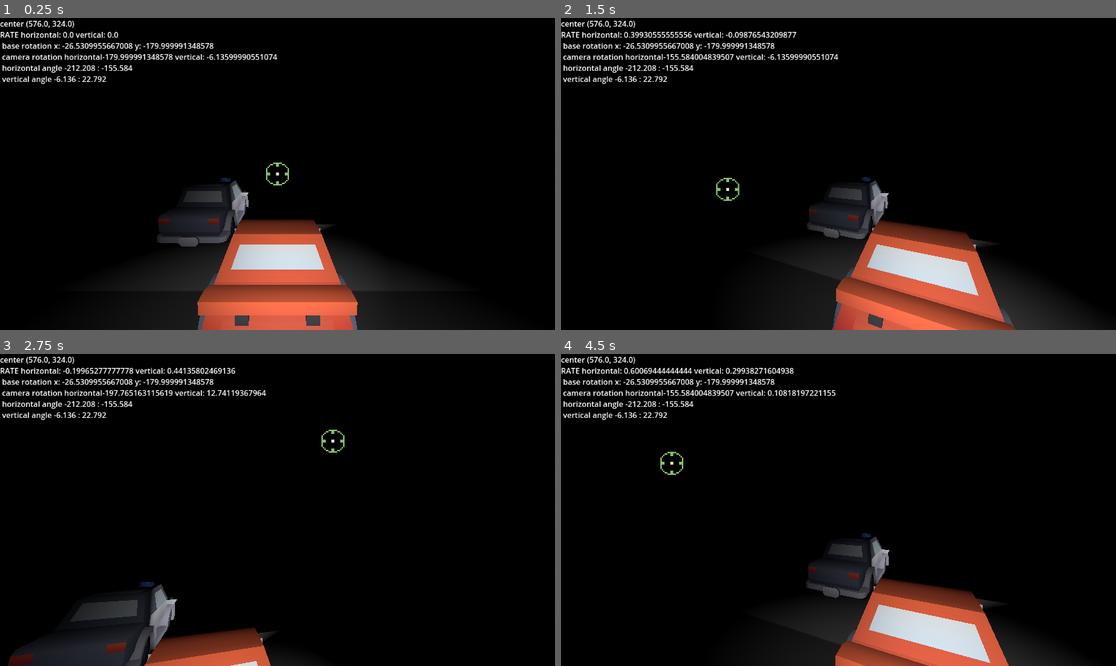
Above: before the commit, frames 1-4 (two rows, left to right).
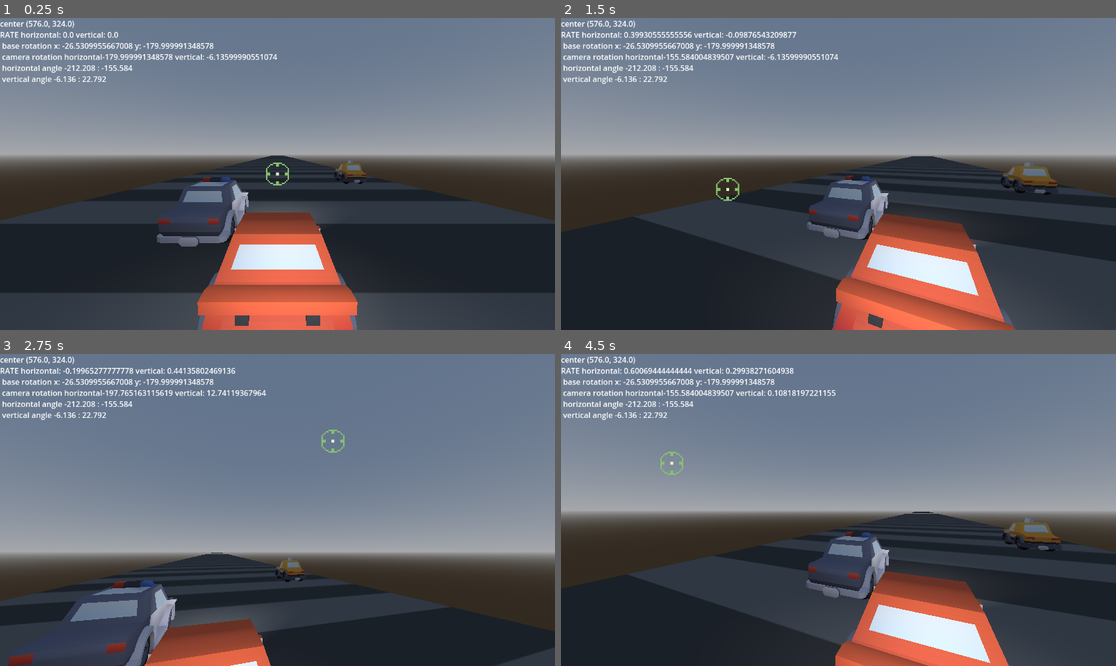
Above: after the commit, the same moments.

Repository: roverem/outrun
Game: Godot game, scene res://game.tscn
Two runs of this game, one before a commit and one after it. Both use one fixed random seed, a clock stepped at 60 frames per second and the inputs below.
Inputs (mouse positions are in pixels of both pictures, inside the frame that each line leads up to):
- Up to frame 1 (0.25 s): no input
- Up to frame 2 (1.5 s): move the mouse to (960, 158) at 0.52 s; click (960, 158) at 0.67 s; move the mouse to (727, 189) at 1.27 s; click (727, 189) at 1.42 s
- Up to frame 3 (2.75 s): move the mouse to (333, 441) at 2.02 s; click (333, 441) at 2.17 s
- Up to frame 4 (4.5 s): move the mouse to (810, 572) at 2.77 s; click (810, 572) at 2.92 s; move the mouse to (1005, 556) at 3.52 s; click (1005, 556) at 3.67 s; move the mouse to (672, 463) at 4.27 s; click (672, 463) at 4.42 s

The runs differ from the first frame. In frame 1, 91% of the frame differs, in the area x 0-100%, y 0-100%; in frame 2, 93%; in frame 3, 98%; in frame 4, 96%.

Commit message:
spawner de ruta

Diff:
--- /dev/null
+++ b/TrackSegment.tscn
@@ -0,0 +1,23 @@
+[gd_scene load_steps=6 format=3 uid="uid://b4khraqvy6p6d"]
+
+[ext_resource type="Texture2D" uid="uid://btlkhkntrwxit" path="res://assets/3D/Textures/textura_asfalto.png" id="1_4eb0k"]
+[ext_resource type="Script" uid="uid://br50it5o46rug" path="res://track_segment.gd" id="1_x3oc1"]
+
+[sub_resource type="NavigationMesh" id="NavigationMesh_x3oc1"]
+
+[sub_resource type="StandardMaterial3D" id="StandardMaterial3D_j5wjh"]
+albedo_texture = ExtResource("1_4eb0k")
+
+[sub_resource type="BoxMesh" id="BoxMesh_j4nw3"]
+material = SubResource("StandardMaterial3D_j5wjh")
+size = Vector3(16, 0.25, 5)
+
+[node name="TrackSegment" type="Node3D"]
+script = ExtResource("1_x3oc1")
+
+[node name="NavigationRegion3D" type="NavigationRegion3D" parent="."]
+navigation_mesh = SubResource("NavigationMesh_x3oc1")
+
+[node name="MeshInstance3D" type="MeshInstance3D" parent="NavigationRegion3D"]
+transform = Transform3D(1, 0, 0, 0, 1, 0, 0, 0, 1, 0, -0.115, 0)
+mesh = SubResource("BoxMesh_j4nw3")
--- a/game.gd
+++ b/game.gd
@@ -12,13 +12,23 @@
 
 @onready var debug_text:RichTextLabel = %DebugText
 
+@export var segment_scene: PackedScene          # arrastra TrackSegment.tscn
+@export var move_speed: float = 30.0            # unidades/seg
+@export var pool_size: int = 50                 # cuántas piezas mantener vivas
+@export var segment_length: float = 5.0        # fallback si la pieza no lo exporta
+@export var spawn_ahead: float = 250.0          # hasta dónde “llenar” por delante
+@onready var segments_root: Node3D = $Segments
+
 var angle_range:float = 15.0
 var base_position: Vector3
 var base_rotation: Vector3
+var _active := []            # Array[Node3D]
+var _next_z := 0.0           # dónde colocar la próxima pieza (en +Z)
 
 func _ready() -> void:
 	base_position = camera_3d.position  # guarda la posición inicial
 	base_rotation = camera_3d.rotation
+	_bootstrap_segments()
 
 func _process(delta: float) -> void:
 	# Movimiento oscilante en el eje Z
@@ -53,7 +63,9 @@
 	var to = from + camera_3d.project_ray_normal(mouse_pos) * 1000.0
 	directional_light_3d.look_at(to)
 
-
+	_scroll_world(delta)
+	_recycle_segments()
+	_ensure_filled_ahead()
 
 func _unhandled_input(event):
 	if event is InputEventMouseButton and event.pressed:
@@ -61,3 +73,48 @@
 		var from = camera_3d.project_ray_origin(mouse_pos)
 		var to = from + camera_3d.project_ray_normal(mouse_pos) * 1000.0
 		print("Ray from:", from, "to:", to);
+
+
+
+
+func _bootstrap_segments() -> void:
+	_next_z = 0.0
+	# Spawnea piezas hasta cubrir spawn_ahead
+	while _next_z < spawn_ahead and _active.size() < pool_size:
+		_spawn_segment_at(_next_z)
+
+func _spawn_segment_at(z: float) -> void:
+	var seg := segment_scene.instantiate() as Node3D
+	segments_root.add_child(seg)
+
+	var t := seg.global_transform
+	t.origin = Vector3(0.0, 0.0, z)
+	seg.global_transform = t
+	_active.append(seg)
+	# Avanza el cursor según el largo real de la pieza (si lo exporta), o el fijo:
+	var seg_len: float = segment_length  # fallback
+	if seg is TrackSegment:
+		seg_len = (seg as TrackSegment).length  # tipado, sin Variant
+	 # colocar centro
+	_next_z += seg_len
+
+func _scroll_world(delta: float) -> void:
+	# Mueve TODAS las piezas hacia -Z (el auto “parece” ir hacia +Z)
+	# Opción A: mover el contenedor entero (barato):
+	segments_root.translate(Vector3(0, 0, -move_speed * delta))
+	# (Si tenés elementos que no deben moverse, no los pongas bajo "Segments")
+
+func _recycle_segments() -> void:
+	# Despawn si una pieza pasó demasiado detrás de la cámara
+	var despawn_z := camera_3d.global_transform.origin.z - 50.0
+	for i in range(_active.size() - 1, -1, -1):
+		var seg := _active[i] as Node3D
+		if seg.global_transform.origin.z < despawn_z:
+			_active.remove_at(i)
+			seg.queue_free()   # destruye de forma segura al final del frame
+
+func _ensure_filled_ahead() -> void:
+	# Mantén el “tapete” extendido por delante de la cámara
+	var target_front := camera_3d.global_transform.origin.z + spawn_ahead
+	while _next_z + segments_root.global_transform.origin.z < target_front and _active.size() < pool_size:
+		_spawn_segment_at(_next_z)
--- a/game.tscn
+++ b/game.tscn
@@ -1,6 +1,7 @@
-[gd_scene load_steps=15 format=3 uid="uid://c3wmweemb4l6i"]
+[gd_scene load_steps=16 format=3 uid="uid://c3wmweemb4l6i"]
 
 [ext_resource type="Script" uid="uid://dv2c13kbkanq" path="res://game.gd" id="1_e2o6t"]
+[ext_resource type="PackedScene" uid="uid://b4khraqvy6p6d" path="res://TrackSegment.tscn" id="2_j5wjh"]
 [ext_resource type="PackedScene" uid="uid://usxntfcawidv" path="res://assets/3D/sedan-sports.glb" id="3_feb5d"]
 [ext_resource type="PackedScene" uid="uid://1xpo6txat4l6" path="res://assets/3D/police.glb" id="4_fc0e3"]
 [ext_resource type="PackedScene" uid="uid://34bsutjpak0j" path="res://assets/3D/taxi.glb" id="5_7jktm"]
@@ -12,10 +13,10 @@
 atlas = ExtResource("5_ryrav")
 region = Rect2(208, 106, 64, 64)
 
-[sub_resource type="PhysicalSkyMaterial" id="PhysicalSkyMaterial_ryrav"]
+[sub_resource type="ProceduralSkyMaterial" id="ProceduralSkyMaterial_j5wjh"]
 
 [sub_resource type="Sky" id="Sky_eow3j"]
-sky_material = SubResource("PhysicalSkyMaterial_ryrav")
+sky_material = SubResource("ProceduralSkyMaterial_j5wjh")
 
 [sub_resource type="Environment" id="Environment_j5wjh"]
 background_mode = 2
@@ -39,6 +40,7 @@
 vertical_min_angle = -6.136
 vertical_max_angle = 22.792
 mouse_sensitivity = 1.553
+segment_scene = ExtResource("2_j5wjh")
 
 [node name="police" parent="." instance=ExtResource("4_fc0e3")]
 transform = Transform3D(1, 0, 0, 0, 1, 0, 0, 0, 1, 1.60379, 0, 2.36422)
@@ -101,8 +103,12 @@
 environment = SubResource("Environment_j5wjh")
 
 [node name="NavigationRegion3D" type="NavigationRegion3D" parent="."]
+visible = false
 navigation_mesh = SubResource("NavigationMesh_ryrav")
 
 [node name="MeshInstance3D" type="MeshInstance3D" parent="NavigationRegion3D"]
 transform = Transform3D(1, 0, 0, 0, 1, 0, 0, 0, 1, 0, -0.115, 0)
+visible = false
 mesh = SubResource("BoxMesh_eow3j")
+
+[node name="Segments" type="Node3D" parent="."]
--- /dev/null
+++ b/track_segment.gd
@@ -0,0 +1,4 @@
+class_name TrackSegment
+extends Node3D
+
+@export var length: float = 5.0
Not shown: 1 places in game.tscn that only renumber resources
Not shown, added: track_segment.gd.uid
